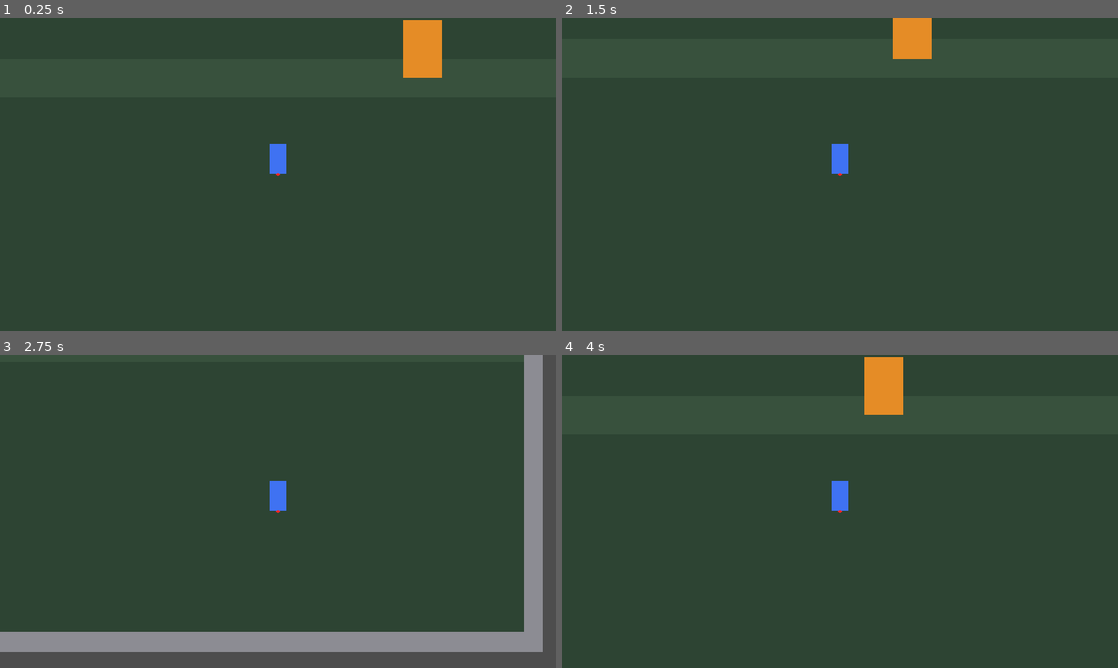
Above: before the commit, frames 1-4 (two rows, left to right).
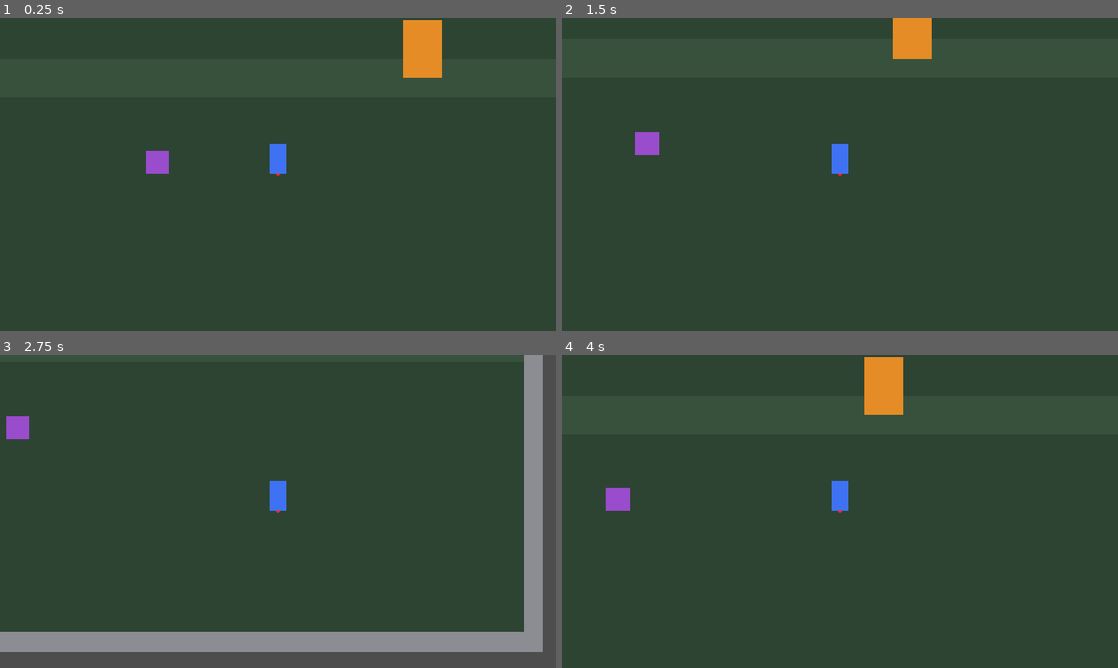
Above: after the commit, the same moments.

Repository: A-Piyas-04/CampusHorror
Game: Godot game, scene res://scenes/core/Main.tscn
The game is run twice, just before and just after one commit, with the same random seed, the same clock (stepped at 60 frames per second) and the same inputs.
Inputs (mouse positions are in pixels of both pictures, inside the frame that each line leads up to):
- Up to frame 1 (0.25 s): no input
- Up to frame 2 (1.5 s): tap Enter at 0.5 s; move the mouse to (962, 158) at 0.52 s; hold D (move_right) 0.53-1.28 s; hold E (interact) 0.53-1.28 s; click (962, 158) at 0.67 s; tap F (lantern) at 0.8, 1.35 s; move the mouse to (728, 190) at 1.27 s; hold S (move_down) from 1.28 s (still down)
- Up to frame 3 (2.75 s): tap E (interact) at 1.55 s; move the mouse to (333, 442) at 2.02 s; release S (move_down) at 2.03 s; hold D (move_right) from 2.03 s (still down); hold E (interact) from 2.03 s (still down); tap F (lantern) at 2.3 s
- Up to frame 4 (4 s): move the mouse to (812, 574) at 2.77 s; release D (move_right) at 2.78 s; release E (interact) at 2.78 s; hold W (move_up) 2.78-3.53 s; tap F (lantern) at 2.85, 3.8 s; click (812, 574) at 2.92 s; tap E (interact) at 3.05 s; move the mouse to (1006, 558) at 3.52 s; hold A (move_left) from 3.53 s (still down); hold E (interact) from 3.53 s (still down)

The runs differ from the first frame. In frame 1, 0.3% of the frame differs, in the area x 26-31%, y 42-50%; in frame 2, 0.3%, in the area x 13-18%, y 36-44%; in frame 3, 0.3%; in frame 4, 0.3%.

Commit message:
Enhance interaction system by verifying Milestone B; add reusable Interactable component, interaction prompt, and player interaction logic. Update documentation and automated tests for new features.

Diff:
--- /dev/null
+++ b/scenes/components/Interactable.tscn
@@ -0,0 +1,15 @@
+[gd_scene format=3]
+
+[ext_resource type="Script" path="res://scripts/components/interactable.gd" id="1_interactable"]
+
+[sub_resource type="CircleShape2D" id="CircleShape2D_range"]
+radius = 32.0
+
+[node name="Interactable" type="Area2D"]
+collision_layer = 4
+collision_mask = 0
+monitoring = false
+script = ExtResource("1_interactable")
+
+[node name="Collision" type="CollisionShape2D" parent="."]
+shape = SubResource("CircleShape2D_range")
--- a/scenes/core/Main.tscn
+++ b/scenes/core/Main.tscn
@@ -1,6 +1,8 @@
 [gd_scene format=3]
 
 [ext_resource type="PackedScene" path="res://scenes/player/Player.tscn" id="1_player"]
+[ext_resource type="PackedScene" path="res://scenes/tests/InteractionTestBox.tscn" id="2_test_box"]
+[ext_resource type="PackedScene" path="res://scenes/ui/InteractionPrompt.tscn" id="3_prompt"]
 
 [sub_resource type="RectangleShape2D" id="RectangleShape2D_wall_horizontal"]
 size = Vector2(1680, 40)
@@ -89,5 +91,14 @@
 position = Vector2(0, -20)
 shape = SubResource("RectangleShape2D_pillar")
 
+[node name="InteractionTestBox" parent="World/TestRoom" instance=ExtResource("2_test_box")]
+position = Vector2(-250, 200)
+
 [node name="Player" parent="World" instance=ExtResource("1_player")]
 position = Vector2(0, 200)
+
+[node name="UI" type="Node" parent="."]
+
+[node name="InteractionPrompt" parent="UI" instance=ExtResource("3_prompt")]
+
+[connection signal="interaction_target_changed" from="World/Player" to="UI/InteractionPrompt" method="_on_player_interaction_target_changed"]
--- a/scenes/player/Player.tscn
+++ b/scenes/player/Player.tscn
@@ -4,6 +4,9 @@
 
 [sub_resource type="RectangleShape2D" id="RectangleShape2D_footprint"]
 size = Vector2(28, 12)
+
+[sub_resource type="CircleShape2D" id="CircleShape2D_interaction"]
+radius = 24.0
 
 [node name="Player" type="CharacterBody2D"]
 collision_layer = 2
@@ -22,4 +25,13 @@
 position = Vector2(0, -6)
 shape = SubResource("RectangleShape2D_footprint")
 
+[node name="InteractionArea" type="Area2D" parent="."]
+collision_layer = 0
+collision_mask = 4
+monitorable = false
+
+[node name="Collision" type="CollisionShape2D" parent="InteractionArea"]
+position = Vector2(0, -6)
+shape = SubResource("CircleShape2D_interaction")
+
 [node name="Camera" type="Camera2D" parent="."]
--- /dev/null
+++ b/scenes/tests/InteractionTestBox.tscn
@@ -0,0 +1,24 @@
+[gd_scene format=3]
+
+[ext_resource type="Script" path="res://scenes/tests/interaction_test_box.gd" id="1_box"]
+[ext_resource type="PackedScene" path="res://scenes/components/Interactable.tscn" id="2_interactable"]
+
+[sub_resource type="RectangleShape2D" id="RectangleShape2D_base"]
+size = Vector2(48, 16)
+
+[node name="InteractionTestBox" type="StaticBody2D"]
+collision_mask = 0
+script = ExtResource("1_box")
+
+[node name="Body" type="Polygon2D" parent="."]
+color = Color(0.6, 0.3, 0.8, 1)
+polygon = PackedVector2Array(-24, -48, 24, -48, 24, 0, -24, 0)
+
+[node name="Collision" type="CollisionShape2D" parent="."]
+position = Vector2(0, -8)
+shape = SubResource("RectangleShape2D_base")
+
+[node name="Interactable" parent="." instance=ExtResource("2_interactable")]
+prompt_text = "Press E to interact"
+
+[connection signal="interacted" from="Interactable" to="." method="_on_interactable_interacted"]
--- /dev/null
+++ b/scenes/tests/interaction_test_box.gd
@@ -0,0 +1,18 @@
+extends StaticBody2D
+
+const COLOR_OFF := Color(0.6, 0.3, 0.8, 1)
+const COLOR_ON := Color(0.95, 0.9, 0.3, 1)
+
+var _use_count := 0
+
+@onready var _body: Polygon2D = $Body
+
+
+func _ready() -> void:
+	_body.color = COLOR_OFF
+
+
+func _on_interactable_interacted(interactor: Node2D) -> void:
+	_use_count += 1
+	_body.color = COLOR_ON if _use_count % 2 == 1 else COLOR_OFF
+	print("[INTERACT] %s used by %s (count %d)" % [name, interactor.name, _use_count])
--- /dev/null
+++ b/scenes/ui/InteractionPrompt.tscn
@@ -0,0 +1,26 @@
+[gd_scene format=3]
+
+[ext_resource type="Script" path="res://scripts/ui/interaction_prompt.gd" id="1_prompt"]
+
+[node name="InteractionPrompt" type="CanvasLayer"]
+layer = 10
+script = ExtResource("1_prompt")
+
+[node name="Label" type="Label" parent="."]
+anchors_preset = 7
+anchor_left = 0.5
+anchor_top = 1.0
+anchor_right = 0.5
+anchor_bottom = 1.0
+offset_left = -240.0
+offset_top = -96.0
+offset_right = 240.0
+offset_bottom = -56.0
+grow_horizontal = 2
+grow_vertical = 0
+theme_override_colors/font_outline_color = Color(0, 0, 0, 1)
+theme_override_constants/outline_size = 6
+theme_override_font_sizes/font_size = 22
+text = "Press E to interact"
+horizontal_alignment = 1
+vertical_alignment = 1
--- /dev/null
+++ b/scripts/components/interactable.gd
@@ -0,0 +1,12 @@
+class_name Interactable
+extends Area2D
+
+## Emitted when the player uses this object with the `interact` action.
+signal interacted(interactor: Node2D)
+
+## Text shown by the interaction prompt while the player is in range.
+@export var prompt_text: String = "Press E to interact"
+
+
+func interact(interactor: Node2D) -> void:
+	interacted.emit(interactor)
--- a/scripts/player/player.gd
+++ b/scripts/player/player.gd
@@ -1,11 +1,41 @@
 class_name Player
 extends CharacterBody2D
 
+## Emitted when the nearest interactable in range changes; `null` when none is in range.
+signal interaction_target_changed(target: Interactable)
+
 ## Walking speed in pixels per second.
 @export var move_speed: float = 200.0
+
+var _interaction_target: Interactable
+
+@onready var _interaction_area: Area2D = $InteractionArea
 
 
 func _physics_process(_delta: float) -> void:
 	var direction := Input.get_vector("move_left", "move_right", "move_up", "move_down")
 	velocity = direction * move_speed
 	move_and_slide()
+	_update_interaction_target()
+
+
+func _unhandled_input(event: InputEvent) -> void:
+	if event.is_action_pressed("interact") and is_instance_valid(_interaction_target):
+		_interaction_target.interact(self)
+		get_viewport().set_input_as_handled()
+
+
+func _update_interaction_target() -> void:
+	var nearest: Interactable = null
+	var nearest_distance := INF
+	for area in _interaction_area.get_overlapping_areas():
+		var interactable := area as Interactable
+		if interactable == null:
+			continue
+		var distance := global_position.distance_squared_to(interactable.global_position)
+		if distance < nearest_distance:
+			nearest = interactable
+			nearest_distance = distance
+	if nearest != _interaction_target:
+		_interaction_target = nearest
+		interaction_target_changed.emit(nearest)
--- /dev/null
+++ b/scripts/ui/interaction_prompt.gd
@@ -0,0 +1,15 @@
+extends CanvasLayer
+
+@onready var _label: Label = $Label
+
+
+func _ready() -> void:
+	_label.hide()
+
+
+func _on_player_interaction_target_changed(target: Interactable) -> void:
+	if target == null:
+		_label.hide()
+		return
+	_label.text = target.prompt_text
+	_label.show()
Not shown, added: scenes/tests/interaction_test_box.gd.uid
Not shown, added: scripts/components/interactable.gd.uid
Not shown, added: scripts/ui/interaction_prompt.gd.uid
Not shown, changed: Docs/STATUS.md
